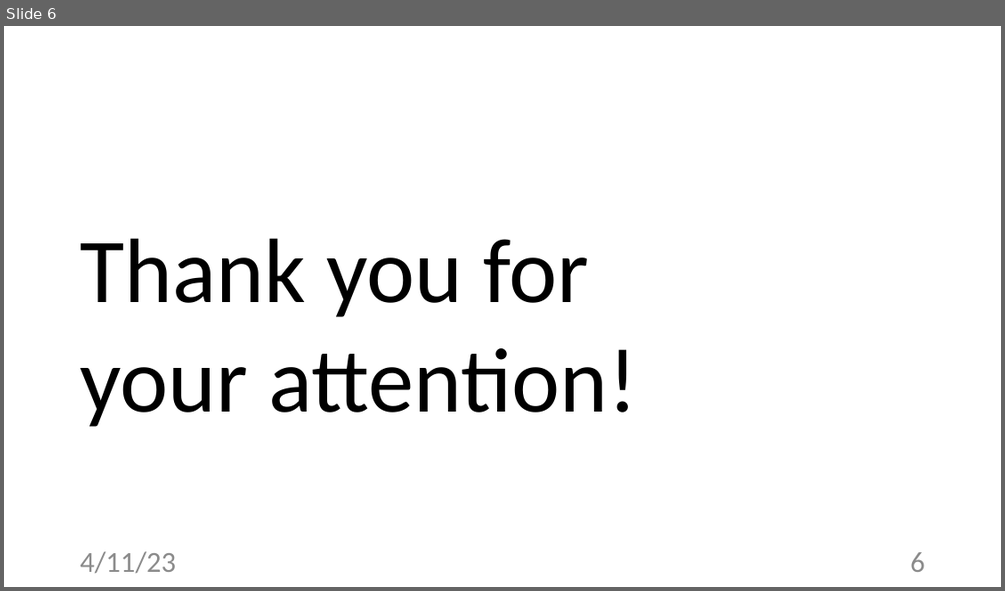
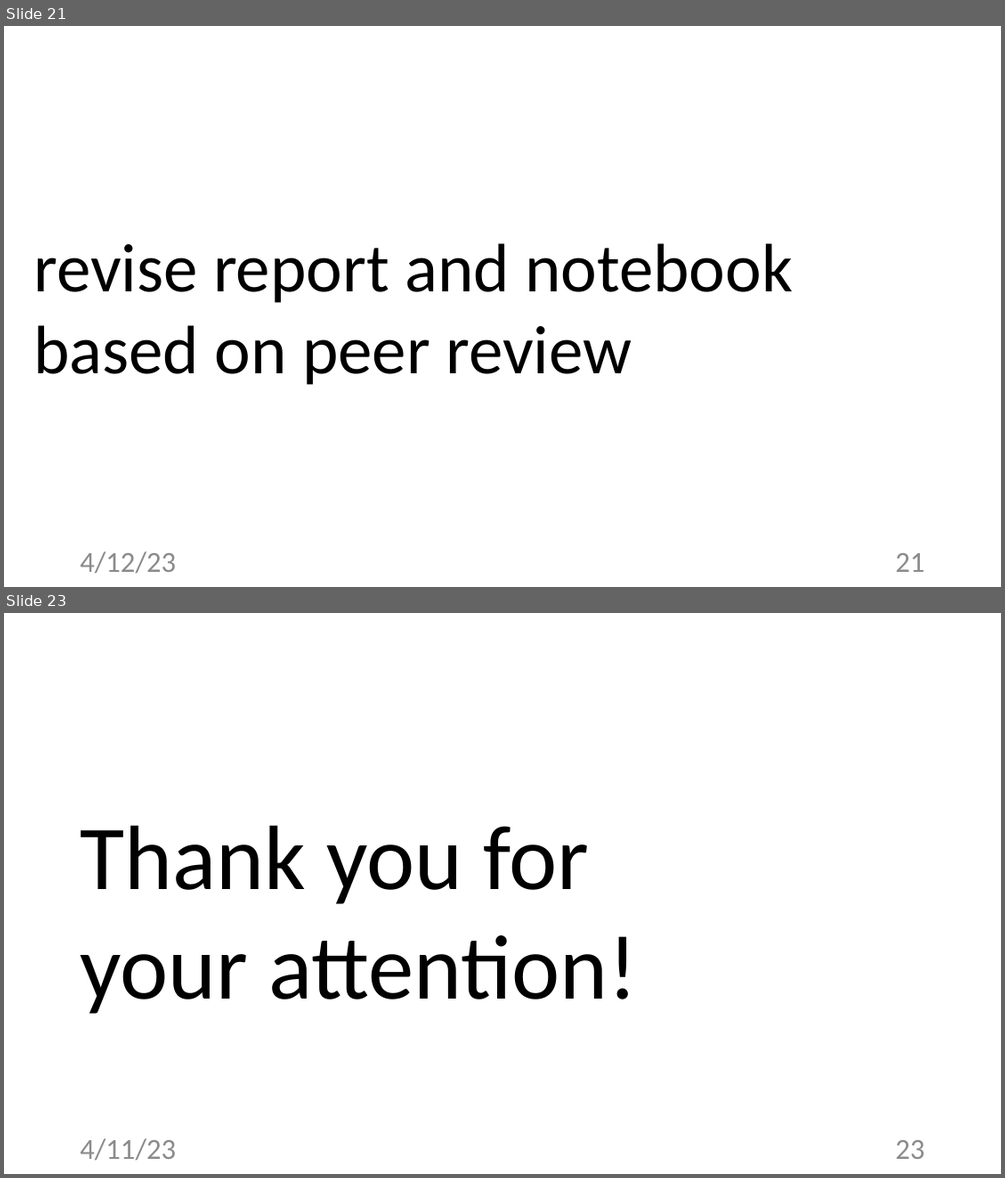
Before and after one commit to alexjungaalto/FederatedLearning, a slide deck: slides/CS-E4740_FLProject.pptx. Shown one above the other, each under a label of ours: slide 6 before the commit, slides 21 and 23 after it; the slides between them are not shown. The pictures are 1005x591 and 1005x1178 pixels, drawn with LibreOffice and Linux fonts; fonts in the diff are those of the drawing. Boxes give left, top, right and bottom in pixels: in the first picture for what was removed or moved away, otherwise in the second. Text is boxed around its words. In the diff, an @@ line names an element or a change of style, - is before the commit and + after.

```diff
--- a/slides/CS-E4740_FLProject.pptx
+++ b/slides/CS-E4740_FLProject.pptx
@@ slide 21 added at (4,26,1001,587), background #FFFFFF @@
@@ text added at (33,243,793,385), 66 pt, text #000000 @@
+revise report and notebook based on peer review
@@ text added at (80,551,176,573), 28 pt, text #8C8C8C @@
+4/12/23
@@ page number added at (895,553,924,572), 28 pt, text #8C8C8C @@
+21
@@ what was slide 6 is now slide 23 @@
@@ page number at (895,1140,924,1159): text changed @@
-6
+23
```
Also in this commit, not shown: 4 slides changed, 16 other slides added, 3 other files.
